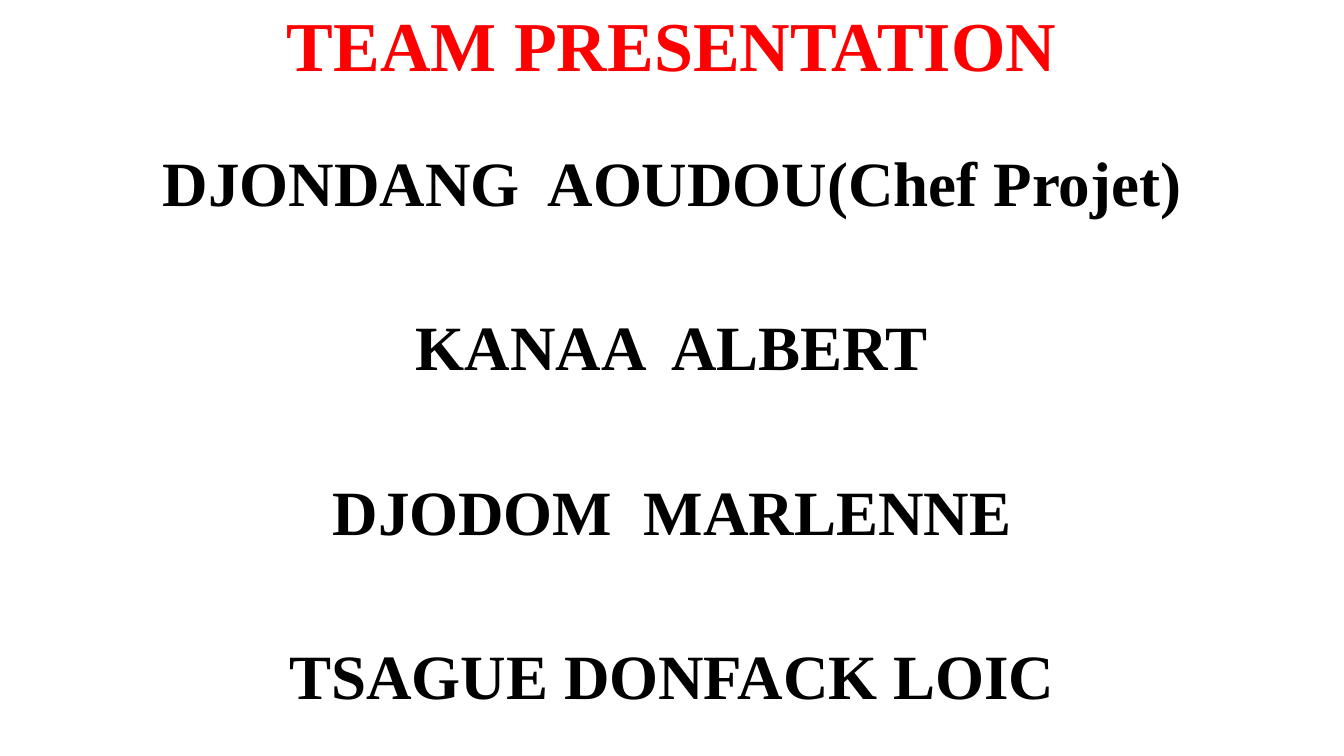
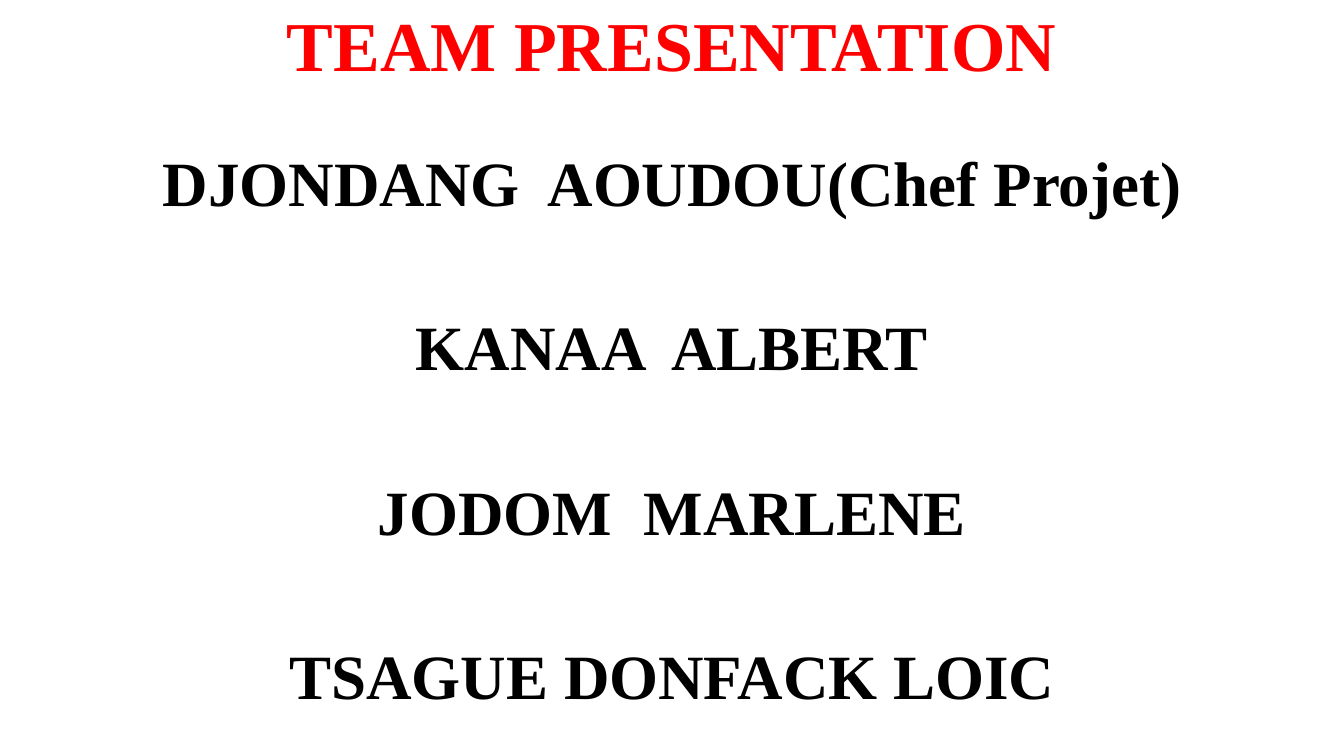
Before and after one commit to Djondang/Projet_UML-Java, a slide deck: slide 2 of model/PROJET UML.pptx. Drawn at 1344x756 pixels with LibreOffice and Linux fonts; fonts in the diff are those of the drawing. Boxes give left, top, right and bottom in pixels: in the first picture for what was removed or moved away, otherwise in the second. Text is boxed around its words. In the diff, an @@ line names an element or a change of style, - is before the commit and + after.

```diff
--- a/model/PROJET UML.pptx
+++ b/model/PROJET UML.pptx
@@ text at [378,493,966,536]: text changed @@
-DJODOM MARLENNE
+JODOM MARLENE
```
Also in this commit, not shown: 10 other slides changed, 1 slide added, 4 slides removed.
